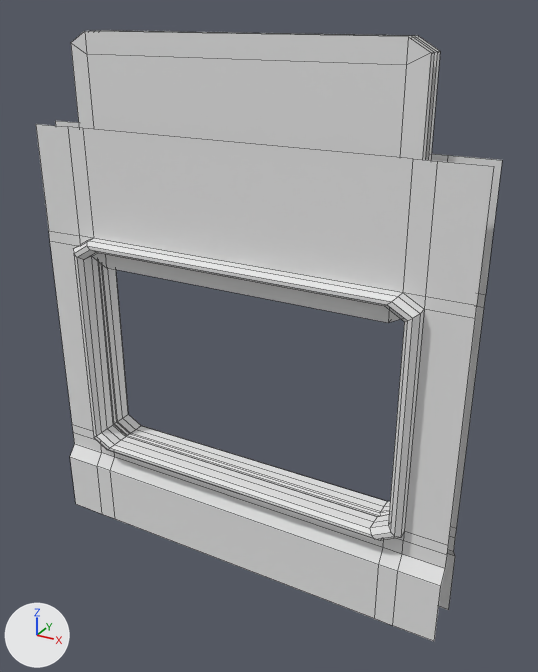
Before and after pictures for a commit that changed the FBX model Blender Moderls/Level 5 Abandoned station/FBX/L5_ShopWindow.fbx.
The view is the same before and after, from a camera (50 mm lens) standing at (1.53, -2.54, 2.46) and looking at (0.11, 0.05, 1.17). Every picture has the same lights, and +X, +Y and +Z are marked at lower left. Mesh edges are drawn as thin lines.

The older version as bpy lines, for what is in view:
```python
me_l5_shopwindow = bpy.data.meshes.new('L5_ShopWindow')
me_l5_shopwindow.from_pydata(...)  # 208 vertices, 182 faces; spans x -1.0..1.0, y -0.13..0.13, z 0.0..2.0
me_l5_shopwindow.materials.append(mat_l5_shopshutterm)  # white #e7e7e7
me_l5_shopwindowshutter = bpy.data.meshes.new('L5_ShopWindowShutter')
me_l5_shopwindowshutter.from_pydata(...)  # 40 vertices, 34 faces; spans x -0.76..0.76, y -0.05..0.05, z 1.38..2.38
me_l5_shopwindowshutter.materials.append(mat_l5_shopshutterm)  # white #e7e7e7
ob_l5_shopwindow = bpy.data.objects.new('L5_ShopWindow', me_l5_shopwindow)
ob_l5_shopwindow.location = (0.0, 0.0, 0.0)
ob_l5_shopwindowshutter = bpy.data.objects.new('L5_ShopWindowShutter', me_l5_shopwindowshutter)
ob_l5_shopwindowshutter.location = (0.0, 0.0, 0.0)
```
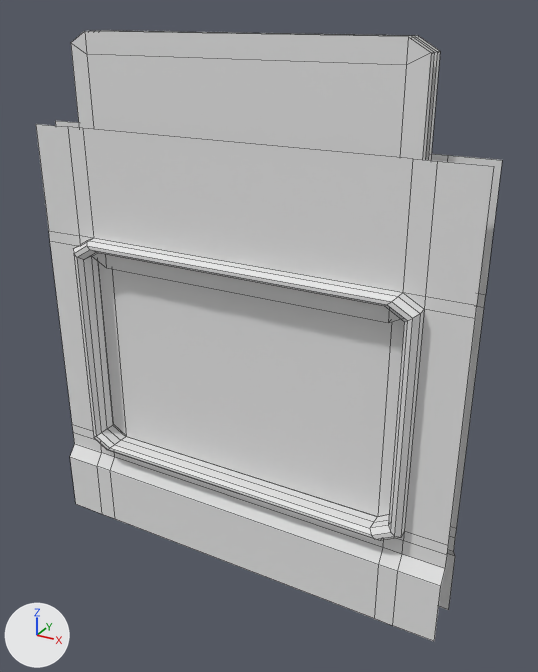
Location of each change, [x1, y1, x2, y2] in pixels of the pictures (538 x 672 px):
```json
{"object": "L5_ShopWindowWindow", "change": "added", "after": [98, 261, 404, 516]}
```

The change, as JSON lines over the scene's bpy script:
```json
{"op": "add", "block": "mat_l5_shopwindowwindowm", "code": ["mat_l5_shopwindowwindowm = principled_material('L5_ShopWindowWindowM')", "mat_l5_shopwindowwindowm.base_color = (0.8, 0.8, 0.8)  # white #e7e7e7", "mat_l5_shopwindowwindowm.roughness = 0.69"]}
{"op": "add", "block": "me_l5_shopwindowwindow", "code": ["me_l5_shopwindowwindow = bpy.data.meshes.new('L5_ShopWindowWindow')", "me_l5_shopwindowwindow.from_pydata([(-0.68, -0.01, 0.47), (-0.68, 0.01, 0.47), (0.68, -0.01, 1.47), (0.68, 0.01, 1.47), (0.76, -0.01, 1.43), (0.76, 0.01, 1.43), (0.68, -0.01, 0.47), (0.68, 0.01, 0.47), (0.76, -0.01, 0.52), (0.76, 0.01, 0.52), (-0.76, -0.01, 0.52), (-0.76, 0.01, 0.52), (-0.76, -0.01, 1.43), (-0.76, 0.01, 1.43), (-0.68, -0.01, 1.47), (-0.68, 0.01, 1.47)], [], [(15, 1, 11, 13), (14, 12, 10, 0), (3, 7, 1, 15), (5, 9, 7, 3), (4, 2, 6, 8), (2, 14, 0, 6)])", "me_l5_shopwindowwindow.materials.append(mat_l5_shopwindowwindowm)  # white #e7e7e7"]}
{"op": "add", "block": "ob_l5_shopwindowwindow", "code": ["ob_l5_shopwindowwindow = bpy.data.objects.new('L5_ShopWindowWindow', me_l5_shopwindowwindow)", "ob_l5_shopwindowwindow.location = (0.0, 0.0, 0.0)"]}
```
